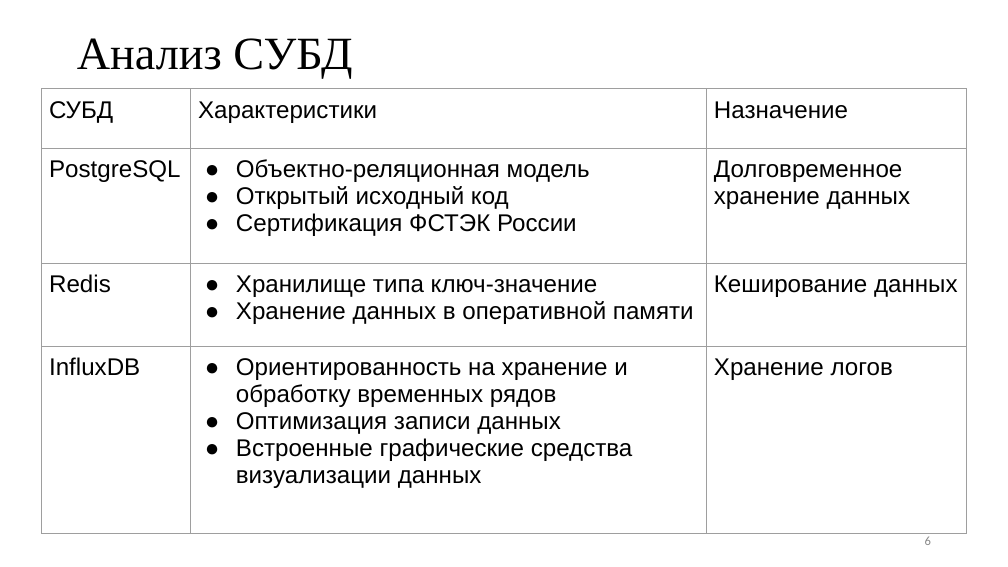
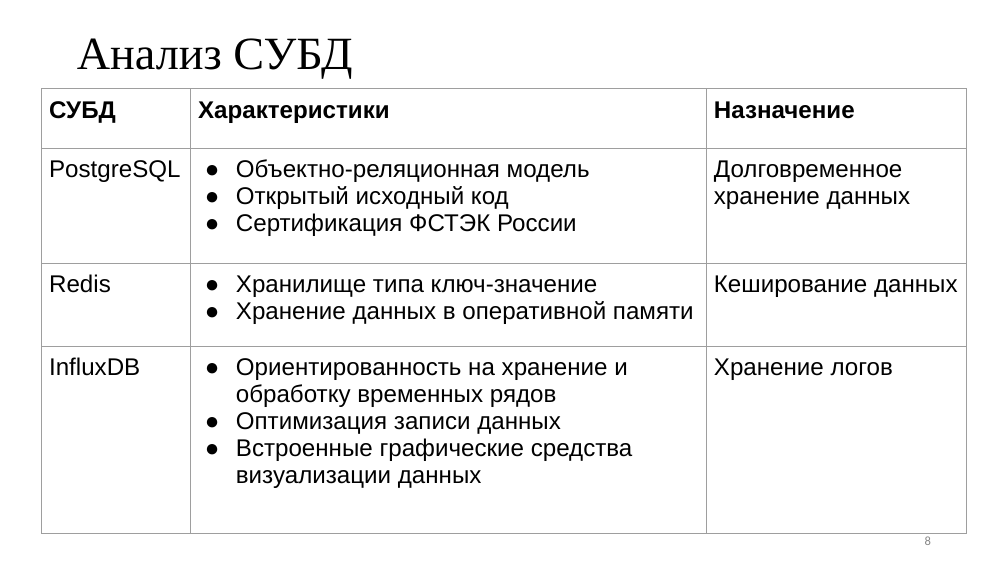
Before and after one commit to Inspirate789/Thermy-backend, a slide deck: slide 8 of docs/presentation/databases/presentation.pptx (slide 6 before the commit). Drawn at 1008x567 pixels with LibreOffice and Linux fonts; fonts in the diff are those of the drawing. Boxes give left, top, right and bottom in pixels: in the first picture for what was removed or moved away, otherwise in the second. Text is boxed around its words. In the diff, an @@ line names an element or a change of style, - is before the commit and + after.

```diff
--- a/docs/presentation/databases/presentation.pptx
+++ b/docs/presentation/databases/presentation.pptx
@@ table at (42,88,966,492) @@
@@ bold on in "СУБД", "Характеристики", "Назначение" @@
```
Also in this commit, not shown: 5 slides added, 4 other files.
